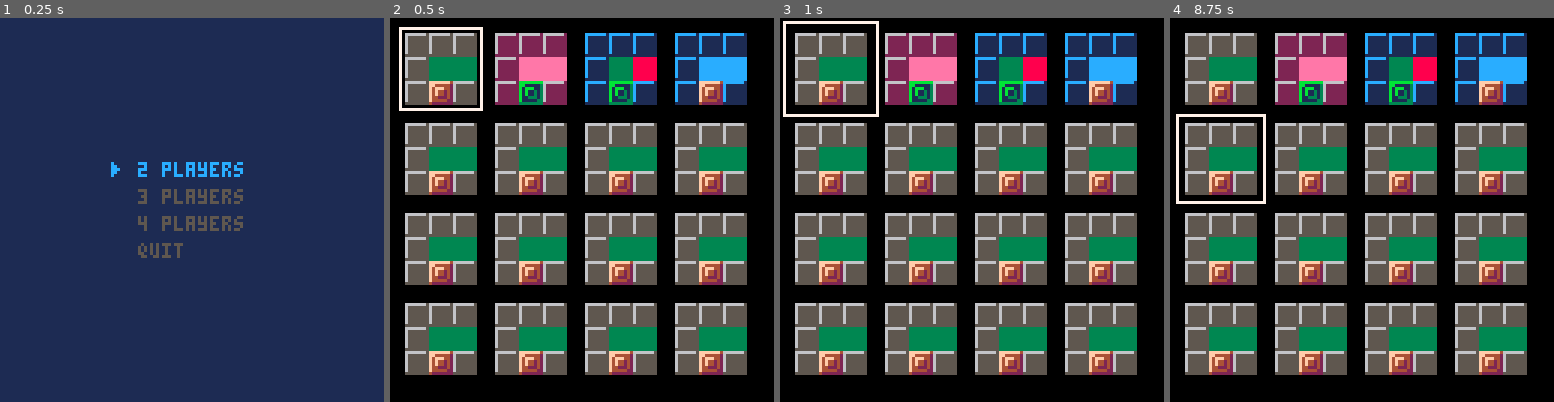
Above: before the commit, frames 1-4 (left to right).
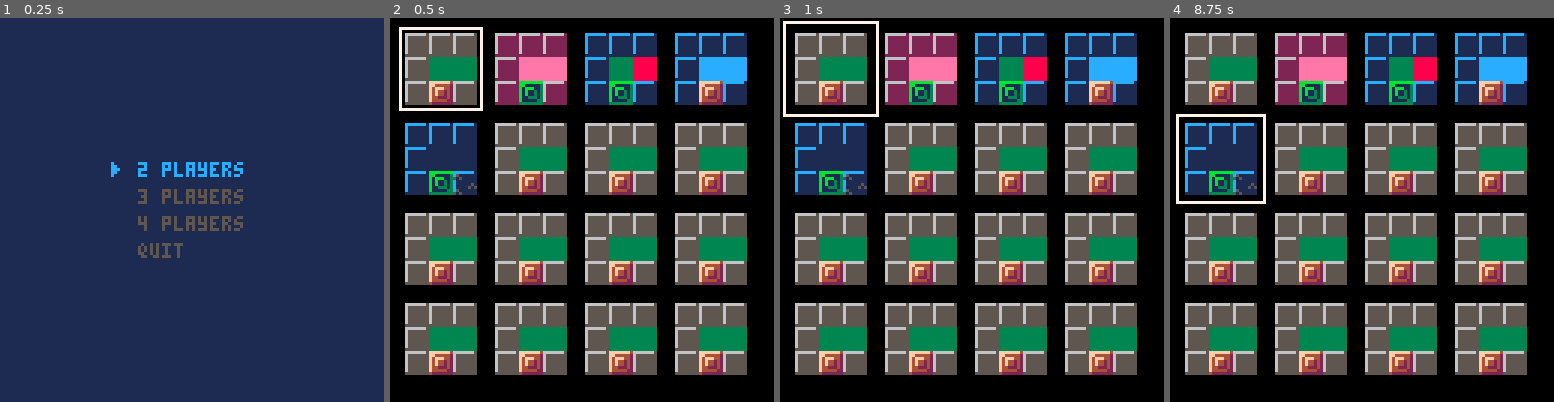
Above: after the commit, the same moments.

Repository: sdegutis/shepherdgame.com
Game: PICO-8 cartridge bomberman.p8
Two runs of this game, one before a commit and one after it. Both use one fixed random seed, a clock stepped at 60 frames per second and the inputs below.
Inputs:
- Up to frame 1 (0.25 s): no input
- Up to frame 2 (0.5 s): tap X (X key) at 0.33 s
- Up to frame 3 (1 s): no input
- Up to frame 4 (8.75 s): tap X (X key) at 1.07, 1.85, 2.97, 4.08, 5.2, 6.32, 7.43, 8.55 s; hold Right 1.6-2.1 s; hold Up 2.15-2.42 s; hold Right 2.47-3.03 s; hold Left 3.08-3.58 s; hold Down 3.63-3.97 s; hold Right 4.02-4.68 s; hold Up 4.73-5.03 s; hold Left 5.08-5.68 s; hold Down 5.73-6.03 s; hold Right 6.08-6.58 s; hold Right 6.63-7.13 s; hold Up 7.18-7.45 s; hold Right 7.5-8.07 s; hold Left 8.12-8.62 s; hold Down from 8.67 s (still down)

Frame 1 is identical in both runs. In frame 2, 3.5% of the frame differs, in the area x 3-23%, y 27-47%; in frame 3, 3.5%; in frame 4, 3.5%.

Commit message:
Sarah's map, underwater world

Diff:
--- a/bomberman.p8
+++ b/bomberman.p8
@@ -1062,32 +1062,32 @@
 1a0a0a0a0a0a0a0a0a0a0a0a0a0a1a001c0c0c0c0c0c0c0c0c0c0c0c0c0c1c001b0a0f0a0f0a0f0a0f0a0f0a0f0a1b001b0b0b0b0b0b0b0b0b0b0b0b0b0b1b0000000000000000000000000000000000000000000000000000000000000000000000000000000000000000000000000000000000000000000000000000000000
 1a1a1a1a1a1a1a1a1a1a1a1a1a1a1a001c1c1c1c1c1c1c1c1c1c1c1c1c1c1c001b1b1b1b1b1b1b1b1b1b1b1b1b1b1b001b1b1b1b1b1b1b1b1b1b1b1b1b1b1b0000000000000000000000000000000000000000000000000000000000000000000000000000000000000000000000000000000000000000000000000000000000
 0000000000000000000000000000000000000000000000000000000000000000000000000000000000000000000000000000000000000000000000000000000000000000000000000000000000000000000000000000000000000000000000000000000000000000000000000000000000000000000000000000000000000000
-1a1a1a1a1a1a1a1a1a1a1a1a1a1a1a2a1a1a1a1a1a1a1a1a1a1a1a1a1a1a1a2a1a1a1a1a1a1a1a1a1a1a1a1a1a1a1a2a1a1a1a1a1a1a1a1a1a1a1a1a1a1a1a2a00000000000000000000000000000000000000000000000000000000000000000000000000000000000000000000000000000000000000000000000000000000
-1a0a0a0a0a0a0a0a0a0a0a0a0a0a1a001a0a0a0a0a0a0a0a0a0a0a0a0a0a1a001a0a0a0a0a0a0a0a0a0a0a0a0a0a1a001a0a0a0a0a0a0a0a0a0a0a0a0a0a1a0000000000000000000000000000000000000000000000000000000000000000000000000000000000000000000000000000000000000000000000000000000000
-1a0a1a0a1a0a1a0a1a0a1a0a1a0a1a001a0a1a0a1a0a1a0a1a0a1a0a1a0a1a001a0a1a0a1a0a1a0a1a0a1a0a1a0a1a001a0a1a0a1a0a1a0a1a0a1a0a1a0a1a0000000000000000000000000000000000000000000000000000000000000000000000000000000000000000000000000000000000000000000000000000000000
-1a0a0a0a0a0a0a0a0a0a0a0a0a0a1a001a0a0a0a0a0a0a0a0a0a0a0a0a0a1a001a0a0a0a0a0a0a0a0a0a0a0a0a0a1a001a0a0a0a0a0a0a0a0a0a0a0a0a0a1a0000000000000000000000000000000000000000000000000000000000000000000000000000000000000000000000000000000000000000000000000000000000
-1a0a1a0a1a0a1a0a1a0a1a0a1a0a1a001a0a1a0a1a0a1a0a1a0a1a0a1a0a1a001a0a1a0a1a0a1a0a1a0a1a0a1a0a1a001a0a1a0a1a0a1a0a1a0a1a0a1a0a1a0000000000000000000000000000000000000000000000000000000000000000000000000000000000000000000000000000000000000000000000000000000000
-1a0a0a0a0a0a0a0a0a0a0a0a0a0a1a001a0a0a0a0a0a0a0a0a0a0a0a0a0a1a001a0a0a0a0a0a0a0a0a0a0a0a0a0a1a001a0a0a0a0a0a0a0a0a0a0a0a0a0a1a0000000000000000000000000000000000000000000000000000000000000000000000000000000000000000000000000000000000000000000000000000000000
-1a0a1a0a1a0a1a0a1a0a1a0a1a0a1a001a0a1a0a1a0a1a0a1a0a1a0a1a0a1a001a0a1a0a1a0a1a0a1a0a1a0a1a0a1a001a0a1a0a1a0a1a0a1a0a1a0a1a0a1a0000000000000000000000000000000000000000000000000000000000000000000000000000000000000000000000000000000000000000000000000000000000
-1a0a0a0a0a0a0a0a0a0a0a0a0a0a1a001a0a0a0a0a0a0a0a0a0a0a0a0a0a1a001a0a0a0a0a0a0a0a0a0a0a0a0a0a1a001a0a0a0a0a0a0a0a0a0a0a0a0a0a1a0000000000000000000000000000000000000000000000000000000000000000000000000000000000000000000000000000000000000000000000000000000000
-1a0a1a0a1a0a1a0a1a0a1a0a1a0a1a001a0a1a0a1a0a1a0a1a0a1a0a1a0a1a001a0a1a0a1a0a1a0a1a0a1a0a1a0a1a001a0a1a0a1a0a1a0a1a0a1a0a1a0a1a0000000000000000000000000000000000000000000000000000000000000000000000000000000000000000000000000000000000000000000000000000000000
-1a0a0a0a0a0a0a0a0a0a0a0a0a0a1a001a0a0a0a0a0a0a0a0a0a0a0a0a0a1a001a0a0a0a0a0a0a0a0a0a0a0a0a0a1a001a0a0a0a0a0a0a0a0a0a0a0a0a0a1a0000000000000000000000000000000000000000000000000000000000000000000000000000000000000000000000000000000000000000000000000000000000
-1a0a1a0a1a0a1a0a1a0a1a0a1a0a1a001a0a1a0a1a0a1a0a1a0a1a0a1a0a1a001a0a1a0a1a0a1a0a1a0a1a0a1a0a1a001a0a1a0a1a0a1a0a1a0a1a0a1a0a1a0000000000000000000000000000000000000000000000000000000000000000000000000000000000000000000000000000000000000000000000000000000000
-1a0a0a0a0a0a0a0a0a0a0a0a0a0a1a001a0a0a0a0a0a0a0a0a0a0a0a0a0a1a001a0a0a0a0a0a0a0a0a0a0a0a0a0a1a001a0a0a0a0a0a0a0a0a0a0a0a0a0a1a0000000000000000000000000000000000000000000000000000000000000000000000000000000000000000000000000000000000000000000000000000000000
-1a0a1a0a1a0a1a0a1a0a1a0a1a0a1a001a0a1a0a1a0a1a0a1a0a1a0a1a0a1a001a0a1a0a1a0a1a0a1a0a1a0a1a0a1a001a0a1a0a1a0a1a0a1a0a1a0a1a0a1a0000000000000000000000000000000000000000000000000000000000000000000000000000000000000000000000000000000000000000000000000000000000
-1a0a0a0a0a0a0a0a0a0a0a0a0a0a1a001a0a0a0a0a0a0a0a0a0a0a0a0a0a1a001a0a0a0a0a0a0a0a0a0a0a0a0a0a1a001a0a0a0a0a0a0a0a0a0a0a0a0a0a1a0000000000000000000000000000000000000000000000000000000000000000000000000000000000000000000000000000000000000000000000000000000000
-1a1a1a1a1a1a1a1a1a1a1a1a1a1a1a001a1a1a1a1a1a1a1a1a1a1a1a1a1a1a001a1a1a1a1a1a1a1a1a1a1a1a1a1a1a001a1a1a1a1a1a1a1a1a1a1a1a1a1a1a0000000000000000000000000000000000000000000000000000000000000000000000000000000000000000000000000000000000000000000000000000000000
-…(14 lines of a section not shown)…
+1b1b1b1b1b1b1b1b1b1b1b1b1b1b1b2b1a1a1a1a1a1a1a1a1a1a1a1a1a1a1a2a1a1a1a1a1a1a1a1a1a1a1a1a1a1a1a2a1a1a1a1a1a1a1a1a1a1a1a1a1a1a1a2a00000000000000000000000000000000000000000000000000000000000000000000000000000000000000000000000000000000000000000000000000000000
+1b0d0d0d0d0d0d0d0d0d0d0d0d0d1b001a0a0a0a0a0a0a0a0a0a0a0a0a0a1a001a0a0a0a0a0a0a0a0a0a0a0a0a0a1a001a0a0a0a0a0a0a0a0a0a0a0a0a0a1a0000000000000000000000000000000000000000000000000000000000000000000000000000000000000000000000000000000000000000000000000000000000
+1b0d1d0d1d0d1d0d1d0d1d0d1d0d1b001a0a1a0a1a0a1a0a1a0a1a0a1a0a1a001a0a1a0a1a0a1a0a1a0a1a0a1a0a1a001a0a1a0a1a0a1a0a1a0a1a0a1a0a1a0000000000000000000000000000000000000000000000000000000000000000000000000000000000000000000000000000000000000000000000000000000000
+1b0d0d0d0d0d0d0d0d0d0d0d0d0d1b001a0a0a0a0a0a0a0a0a0a0a0a0a0a1a001a0a0a0a0a0a0a0a0a0a0a0a0a0a1a001a0a0a0a0a0a0a0a0a0a0a0a0a0a1a0000000000000000000000000000000000000000000000000000000000000000000000000000000000000000000000000000000000000000000000000000000000
+1b0d1d0d1d0d1d0d1d0d1d0d1d0d1b001a0a1a0a1a0a1a0a1a0a1a0a1a0a1a001a0a1a0a1a0a1a0a1a0a1a0a1a0a1a001a0a1a0a1a0a1a0a1a0a1a0a1a0a1a0000000000000000000000000000000000000000000000000000000000000000000000000000000000000000000000000000000000000000000000000000000000
+1b0d0d0d0d0d0d0d0d0d0d0d0d0d1b001a0a0a0a0a0a0a0a0a0a0a0a0a0a1a001a0a0a0a0a0a0a0a0a0a0a0a0a0a1a001a0a0a0a0a0a0a0a0a0a0a0a0a0a1a0000000000000000000000000000000000000000000000000000000000000000000000000000000000000000000000000000000000000000000000000000000000
+1b0d1d0d1d0d1d0d1d0d1d0d1d0d1b001a0a1a0a1a0a1a0a1a0a1a0a1a0a1a001a0a1a0a1a0a1a0a1a0a1a0a1a0a1a001a0a1a0a1a0a1a0a1a0a1a0a1a0a1a0000000000000000000000000000000000000000000000000000000000000000000000000000000000000000000000000000000000000000000000000000000000
+1b0d0d0d0d0d0d0d0d0d0d0d0d0d1b001a0a0a0a0a0a0a0a0a0a0a0a0a0a1a001a0a0a0a0a0a0a0a0a0a0a0a0a0a1a001a0a0a0a0a0a0a0a0a0a0a0a0a0a1a0000000000000000000000000000000000000000000000000000000000000000000000000000000000000000000000000000000000000000000000000000000000
+1b0d1d0d1d0d1d0d1d0d1d0d1d0d1b001a0a1a0a1a0a1a0a1a0a1a0a1a0a1a001a0a1a0a1a0a1a0a1a0a1a0a1a0a1a001a0a1a0a1a0a1a0a1a0a1a0a1a0a1a0000000000000000000000000000000000000000000000000000000000000000000000000000000000000000000000000000000000000000000000000000000000
+1b0d0d0d0d0d0d0d0d0d0d0d0d0d1b001a0a0a0a0a0a0a0a0a0a0a0a0a0a1a001a0a0a0a0a0a0a0a0a0a0a0a0a0a1a001a0a0a0a0a0a0a0a0a0a0a0a0a0a1a0000000000000000000000000000000000000000000000000000000000000000000000000000000000000000000000000000000000000000000000000000000000
+1b0d1d0d1d0d1d0d1d0d1d0d1d0d1b001a0a1a0a1a0a1a0a1a0a1a0a1a0a1a001a0a1a0a1a0a1a0a1a0a1a0a1a0a1a001a0a1a0a1a0a1a0a1a0a1a0a1a0a1a0000000000000000000000000000000000000000000000000000000000000000000000000000000000000000000000000000000000000000000000000000000000
+1b0d0d0d0d0d0d0d0d0d0d0d0d0d1b001a0a0a0a0a0a0a0a0a0a0a0a0a0a1a001a0a0a0a0a0a0a0a0a0a0a0a0a0a1a001a0a0a0a0a0a0a0a0a0a0a0a0a0a1a0000000000000000000000000000000000000000000000000000000000000000000000000000000000000000000000000000000000000000000000000000000000
+1b0d1d0d1d0d1d0d1d0d1d0d1d0d1b001a0a1a0a1a0a1a0a1a0a1a0a1a0a1a001a0a1a0a1a0a1a0a1a0a1a0a1a0a1a001a0a1a0a1a0a1a0a1a0a1a0a1a0a1a0000000000000000000000000000000000000000000000000000000000000000000000000000000000000000000000000000000000000000000000000000000000
+1b0d0d0d0d0d0d0d0d0d0d0d0d0d1b001a0a0a0a0a0a0a0a0a0a0a0a0a0a1a001a0a0a0a0a0a0a0a0a0a0a0a0a0a1a001a0a0a0a0a0a0a0a0a0a0a0a0a0a1a0000000000000000000000000000000000000000000000000000000000000000000000000000000000000000000000000000000000000000000000000000000000
+1b1b1b1b1b1b1b1b1b1b1b1b1b1b1b001a1a1a1a1a1a1a1a1a1a1a1a1a1a1a001a1a1a1a1a1a1a1a1a1a1a1a1a1a1a001a1a1a1a1a1a1a1a1a1a1a1a1a1a1a0000000000000000000000000000000000000000000000000000000000000000000000000000000000000000000000000000000000000000000000000000000000
+…(14 lines of a section not shown)…
